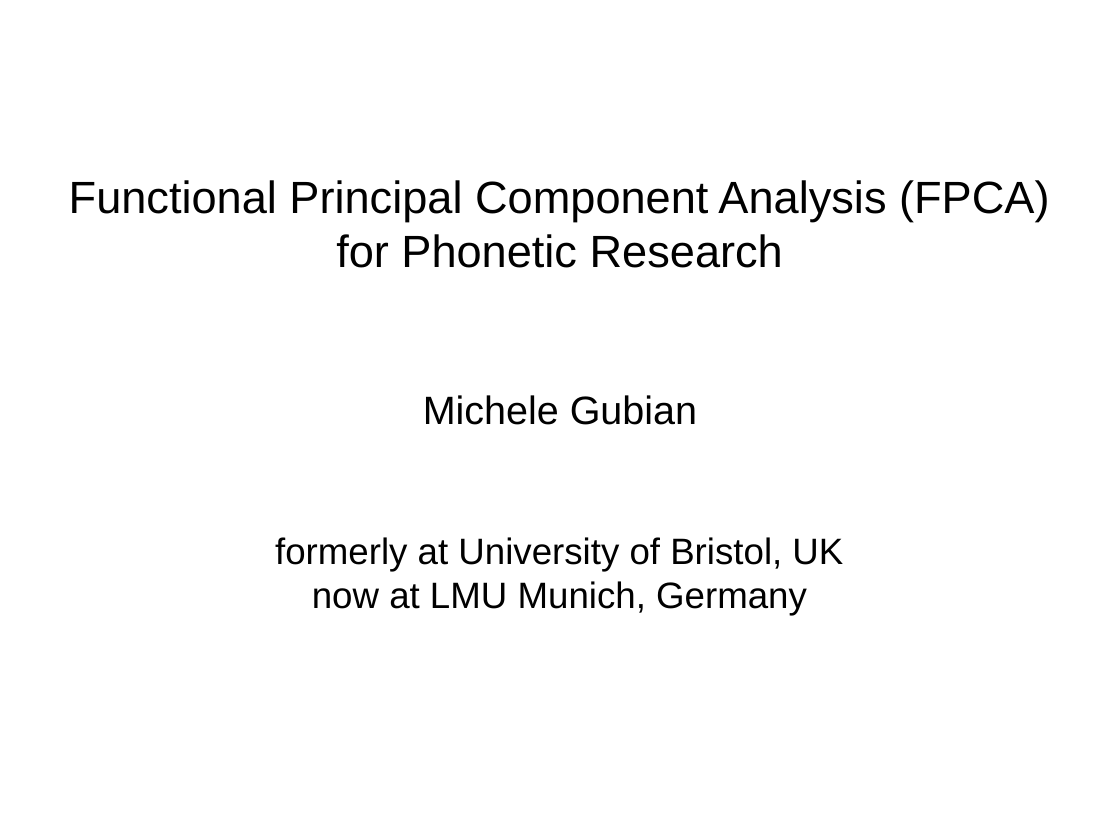
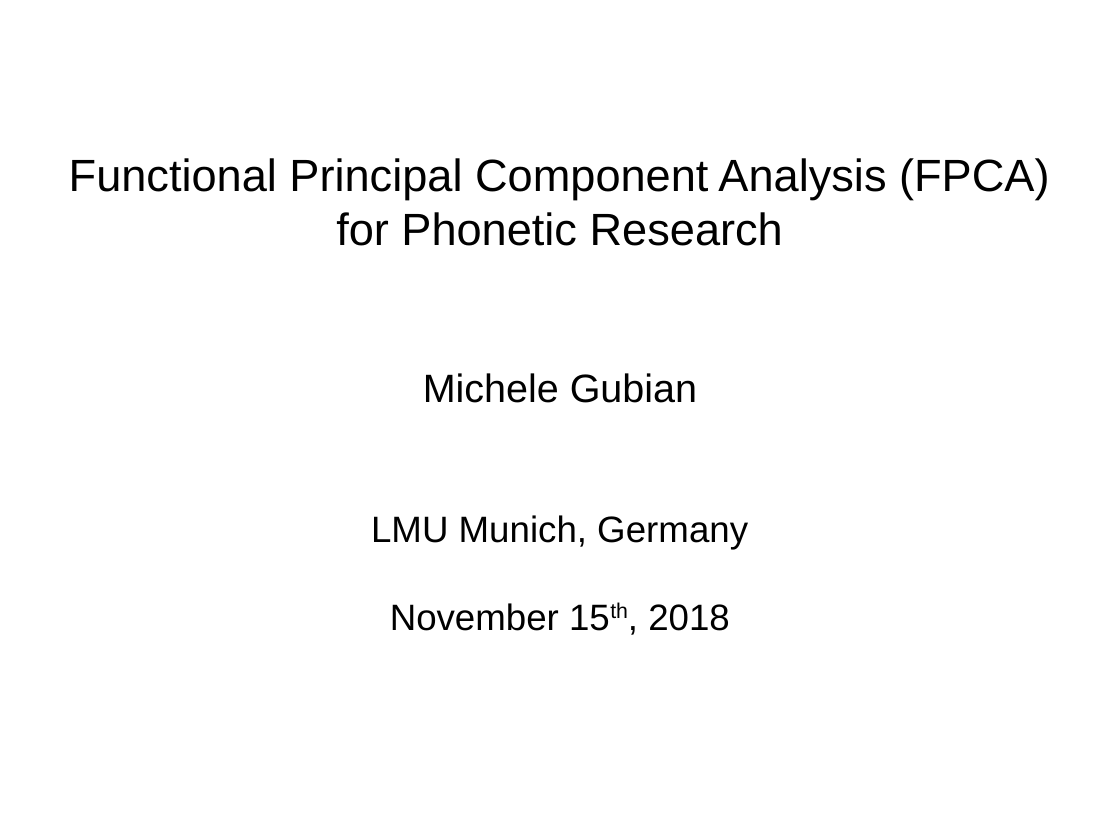
Before and after one commit to uasolo/FPCA-phonetics-workshop, a slide deck: slide 1 of presentations/FPCA-phonetics.odp. Drawn at 1120x840 pixels with LibreOffice and Linux fonts; fonts in the diff are those of the drawing. Boxes give left, top, right and bottom in pixels: in the first picture for what was removed or moved away, otherwise in the second. Text is boxed around its words. In the diff, an @@ line names an element or a change of style, - is before the commit and + after.

```diff
--- a/presentations/FPCA-phonetics.odp
+++ b/presentations/FPCA-phonetics.odp
@@ subtitle at box(371, 515, 748, 631): text changed @@
-formerly at University of Bristol, UK
-now at LMU Munich, Germany
+LMU Munich, Germany
+November 15th, 2018
```
Also in this commit, not shown: 9 other slides changed, 4 slides added, 1 slide removed, 1 other file.
